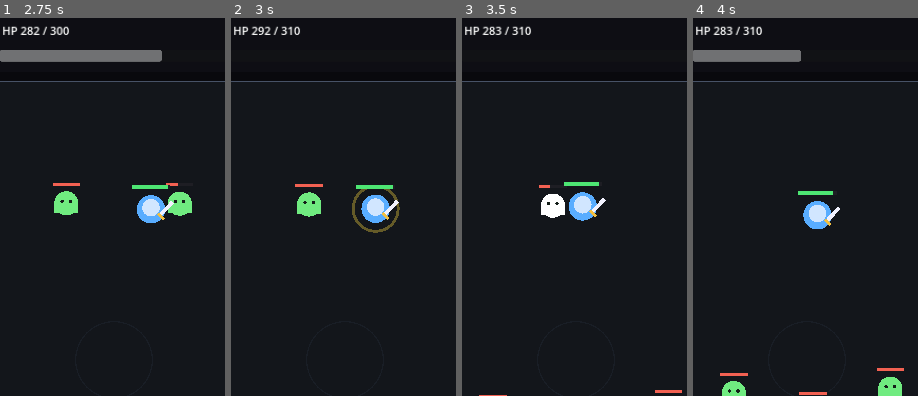
Above: before the commit, frames 1-4 (left to right).
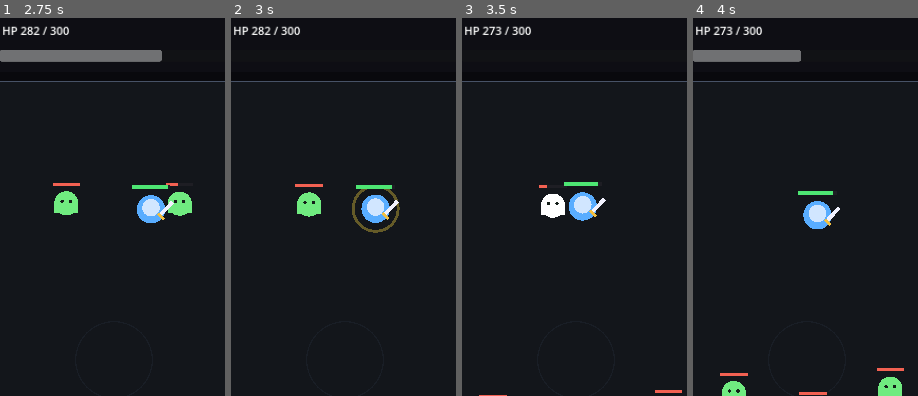
Above: after the commit, the same moments.

Repository: MinSung0732/Again-Hero-
Game: Godot game, scene res://src/main/Main.tscn
Two runs of this game, one before a commit and one after it. Both use one fixed random seed, a clock stepped at 60 frames per second and the inputs below.
Inputs:
- Up to frame 1 (2.75 s): no input
- Up to frame 2 (3 s): no input
- Up to frame 3 (3.5 s): no input
- Up to frame 4 (4 s): no input
The pictures show only the part of the screen within x 25-75%, y 7-57%; the shares and areas given below are measured in that part.

Frame 1 is identical in both runs. In frame 2, 0.1% of the frame differs, in the area x 12-72%, y 2-46%; in frame 3, 0.1%, in the area x 12-61%, y 2-45%; in frame 4, 0.1%.

Commit message:
feat: add hero augment candidates and apply AI-selected upgrade

Diff:
--- a/src/hero/hero.gd
+++ b/src/hero/hero.gd
@@ -4,6 +4,10 @@
 signal health_changed(current_hp: int, max_hp_value: int)
 signal progression_changed(level: int, current_exp: int, exp_to_next_level: int)
 signal leveled_up(new_level: int)
+signal augment_selected(level: int, candidates: Array, chosen_name: String, reason: String, build_summary: String)
+
+const AUGMENT_CATALOG := preload("res://src/data/hero_augment_catalog.gd")
+const BUILD_AI := preload("res://src/ai/hero_build_ai.gd")
 
 @export var max_hp: int = 300
 @export var move_speed: float = 230.0
@@ -15,6 +19,7 @@
 var level: int = 1
 var current_exp: int = 0
 var exp_to_next_level: int = 50
+var build_counts: Dictionary = {}
 
 var target: Node2D
 var attack_timer: float = 0.0
@@ -103,16 +108,62 @@
 func _level_up() -> void:
 	level += 1
 	exp_to_next_level = _required_exp_for_level(level)
-
-	# Prototype-only growth. Later this will be replaced/expanded by AI augment choices.
-	attack_damage += 3
-	max_hp += 10
-	current_hp = mini(current_hp + 10, max_hp)
 	level_flash_timer = 0.45
+
+	var candidates: Array = AUGMENT_CATALOG.roll_candidates(3)
+	var chosen: Dictionary = BUILD_AI.choose_candidate_v0(candidates)
+	_apply_augment(chosen)
 
 	health_changed.emit(current_hp, max_hp)
 	leveled_up.emit(level)
+	augment_selected.emit(
+		level,
+		candidates,
+		String(chosen.get("name", "알 수 없는 증강")),
+		String(chosen.get("decision_reason", "기본 판단")),
+		get_build_summary()
+	)
 	queue_redraw()
+
+func _apply_augment(augment: Dictionary) -> void:
+	var augment_id: String = String(augment.get("id", ""))
+
+	match augment_id:
+		"sword_mastery":
+			attack_damage += 8
+		"rapid_strikes":
+			attack_cooldown = maxf(attack_cooldown * 0.88, 0.18)
+		"iron_body":
+			max_hp += 45
+			current_hp = mini(current_hp + 45, max_hp)
+		"pursuit":
+			move_speed += 25.0
+		"long_reach":
+			attack_range += 20.0
+		"battle_recovery":
+			current_hp = mini(current_hp + 90, max_hp)
+
+	if not augment_id.is_empty():
+		var current_stack: int = int(build_counts.get(augment_id, 0))
+		build_counts[augment_id] = current_stack + 1
+
+func get_build_summary() -> String:
+	if build_counts.is_empty():
+		return "아직 선택 없음"
+
+	var parts: Array[String] = []
+	for augment in AUGMENT_CATALOG.AUGMENTS:
+		var augment_id: String = String(augment.get("id", ""))
+		var stacks: int = int(build_counts.get(augment_id, 0))
+		if stacks <= 0:
+			continue
+
+		var label: String = String(augment.get("name", augment_id))
+		if stacks > 1:
+			label += " x%d" % stacks
+		parts.append(label)
+
+	return " · ".join(parts)
 
 func _required_exp_for_level(target_level: int) -> int:
 	return 50 + maxi(target_level - 1, 0) * 25
